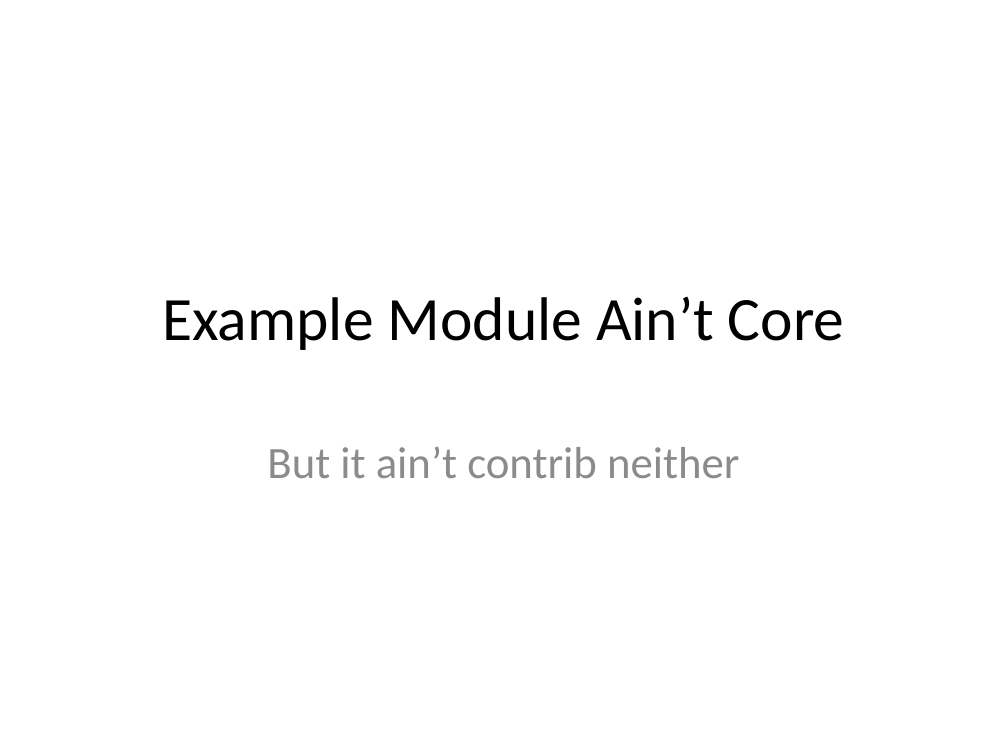
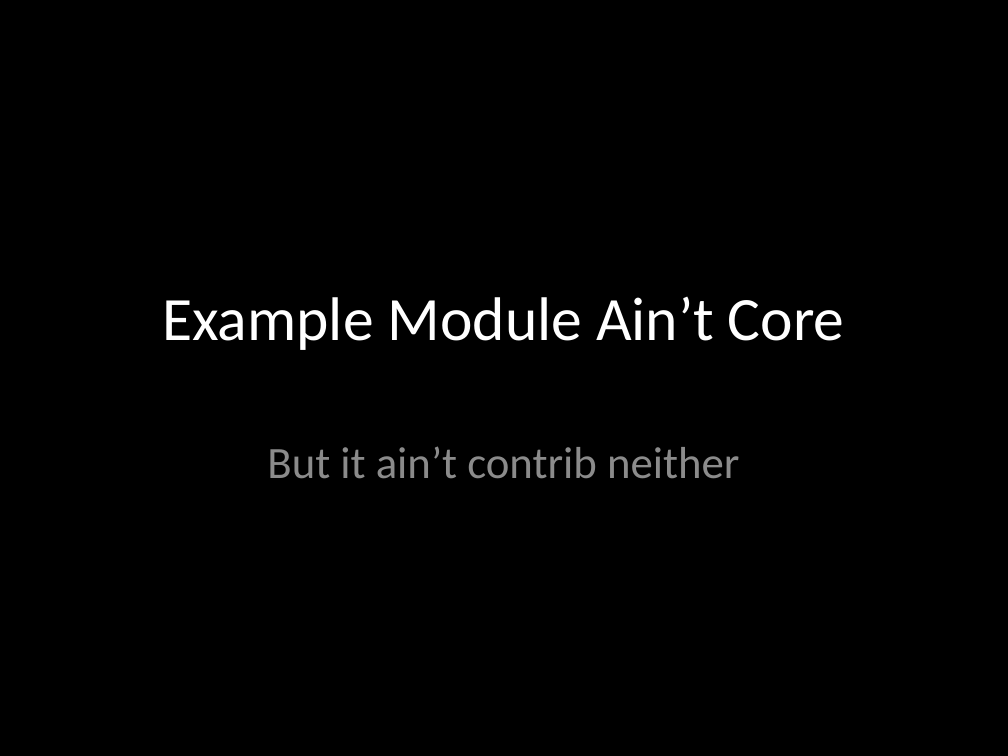
Before and after one commit to socketwench/exampleModuleAintCore, a slide deck: slide 1 of src/exampleModuleAintCore.pptx. Drawn at 1008x756 pixels with LibreOffice and Linux fonts; fonts in the diff are those of the drawing. Boxes give left, top, right and bottom in pixels: in the first picture for what was removed or moved away, otherwise in the second. Text is boxed around its words. In the diff, an @@ line names an element or a change of style, - is before the commit and + after.

Commit message:
Added Why Example Code section

```diff
--- a/src/exampleModuleAintCore.pptx
+++ b/src/exampleModuleAintCore.pptx
@@ background #FFFFFF to #000000 @@
@@ title "Example Module Ain’t Core" at (162, 297, 845, 350): text colour #000000 to #FFFFFF @@
```
Also in this commit, not shown: 1 other slide changed, 7 slides added, 13 other files.
